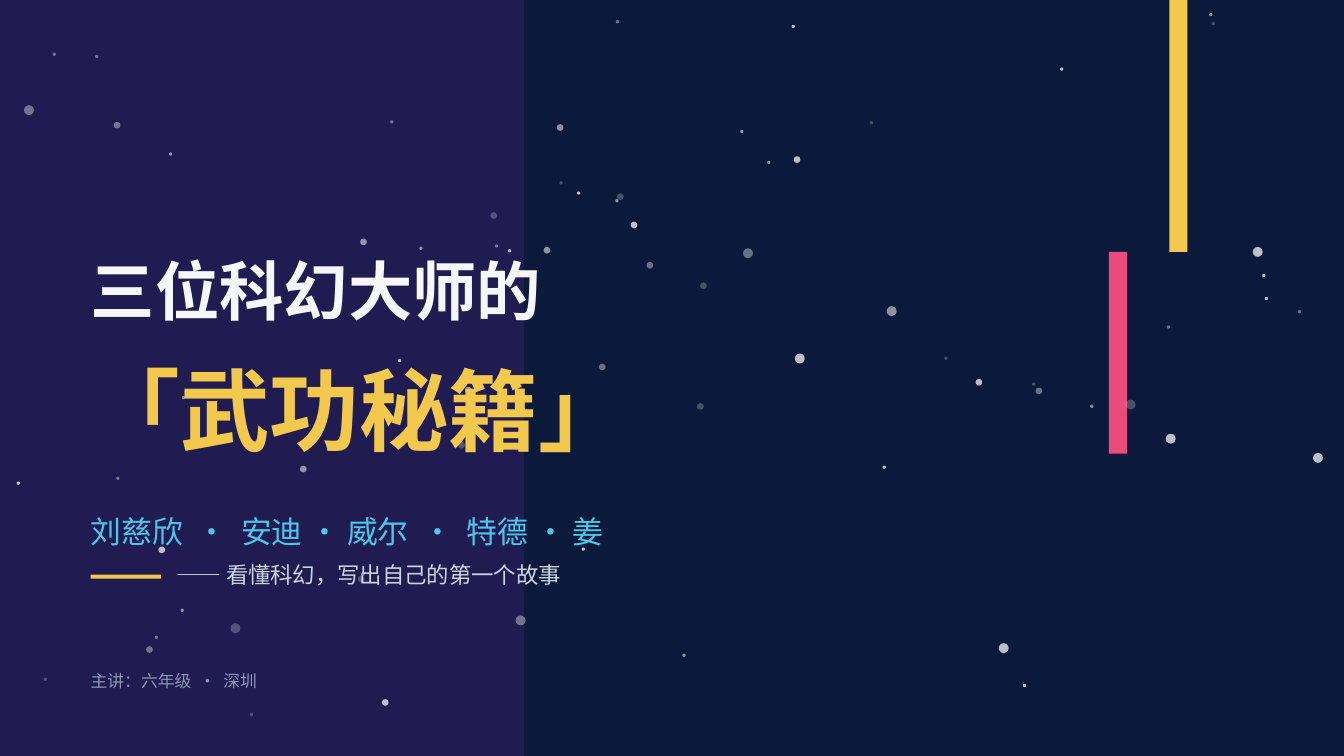
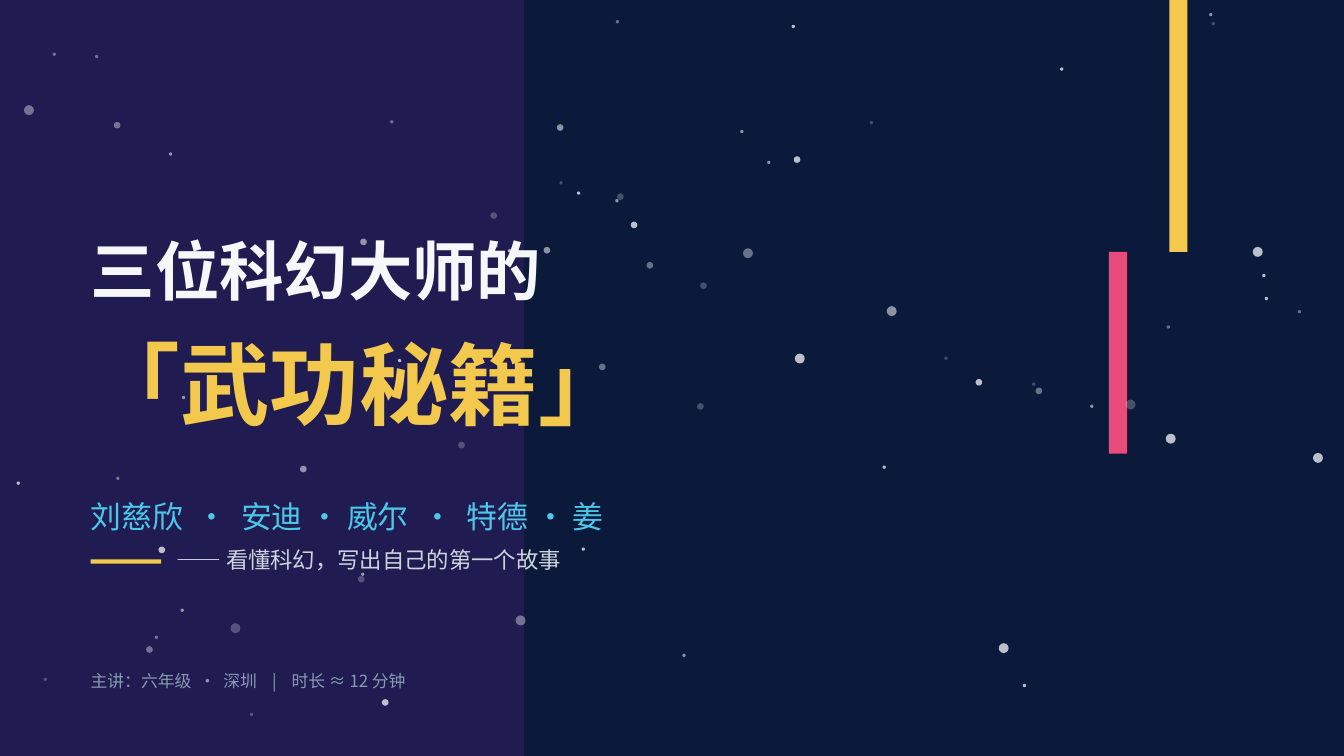
Before and after one commit to risyoucn-boop/kiro2026, a slide deck: slide 1 of 三位科幻大师的武功秘籍.pptx. Drawn at 1344x756 pixels with LibreOffice and Linux fonts; fonts in the diff are those of the drawing. Boxes give left, top, right and bottom in pixels: in the first picture for what was removed or moved away, otherwise in the second. Text is boxed around its words. In the diff, an @@ line names an element or a change of style, - is before the commit and + after.

Commit message:
压缩到 13 页紧凑演讲版（每页约 1 分钟，总时长 12-13 分钟）

```diff
--- a/三位科幻大师的武功秘籍.pptx
+++ b/三位科幻大师的武功秘籍.pptx
@@ text "三位科幻大师的" rewrapped from (91,250,542,321) to (91,238,542,301) @@
@@ text "「武功秘籍」": place and size @@
-text "「武功秘籍」" at (91,359,628,453)
+text "「武功秘籍」" at (91,341,628,427)
@@ text "「武功秘籍」" at (91,341,628,427): line spacing 1.3 to 1.25 @@
@@ 2 texts, 1 rectangle: place and size @@
-2 texts, 1 rectangle at (91,517,604,585)
+2 texts, 1 rectangle at (91,502,604,573)
@@ text at (91,673,406,688): text changed @@
-主讲：六年级 · 深圳
+主讲：六年级 · 深圳 | 时长 ≈ 12 分钟
```
Also in this commit, not shown: 11 other slides changed, 1 slide added, 14 slides removed, 1 other file.
